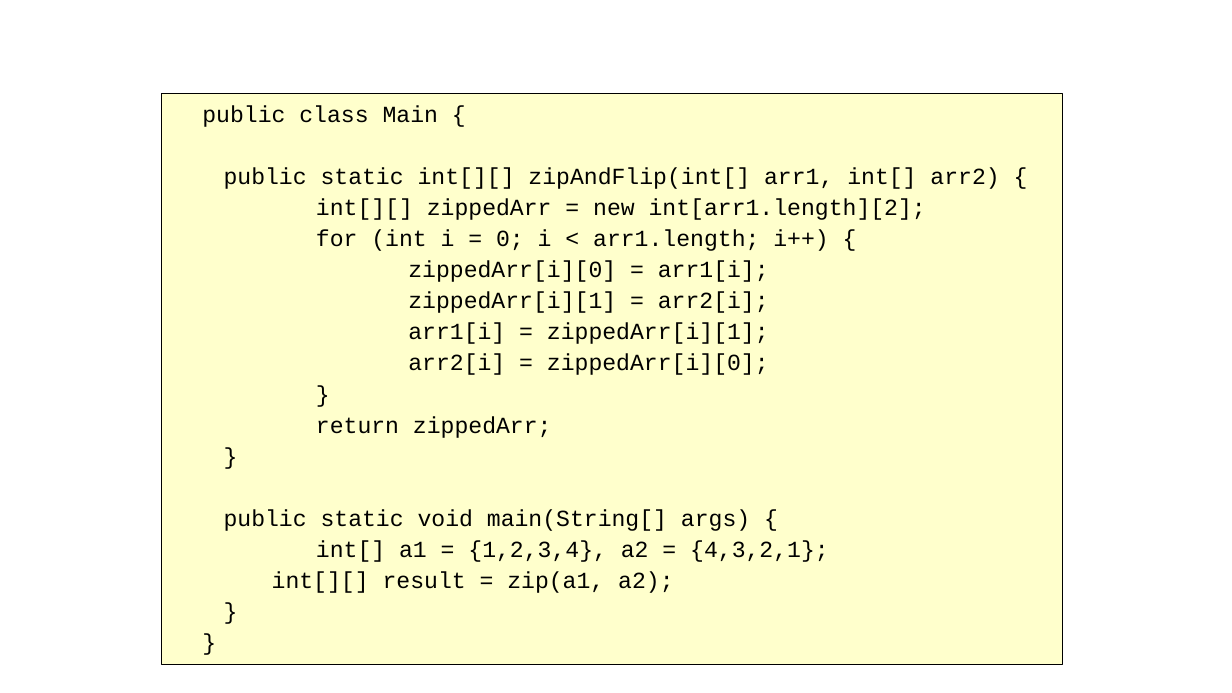
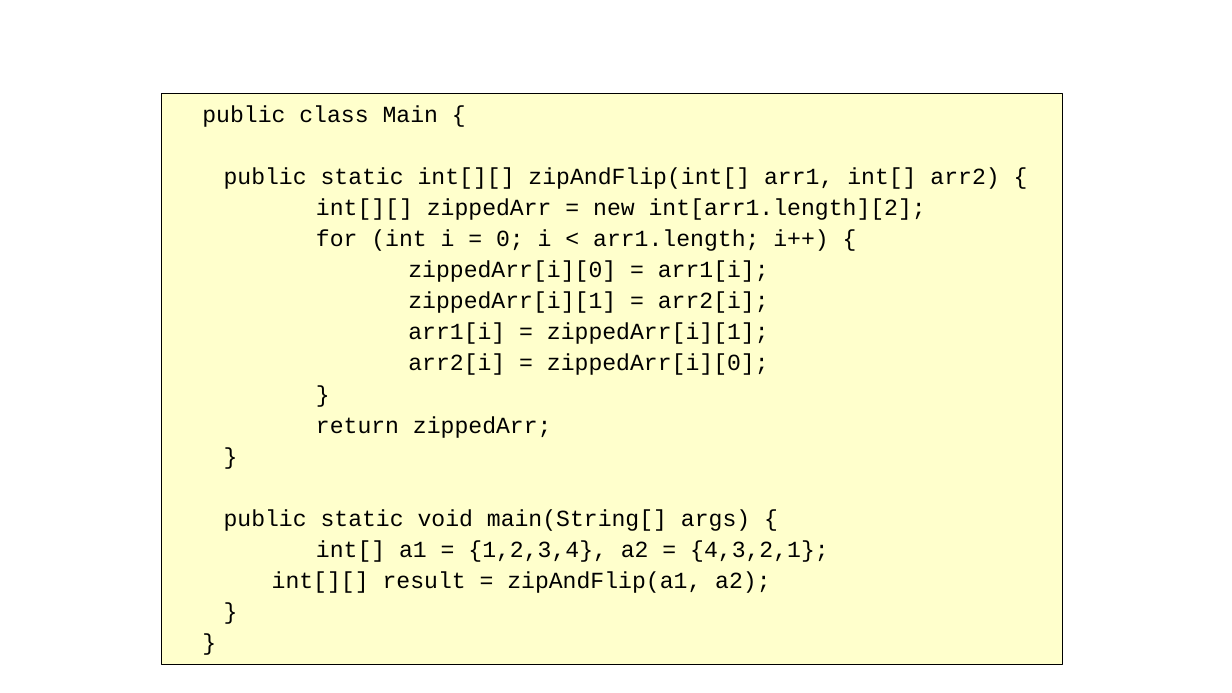
Before and after one commit to gmierzwinski/gmierzwinski.github.io, a slide deck: slide 19 of bishops/cs321/resources/CS321_Lecture_03B.pptx. Drawn at 1232x693 pixels with LibreOffice and Linux fonts; fonts in the diff are those of the drawing; background and template pictures are left out. Boxes give left, top, right and bottom in pixels: in the first picture for what was removed or moved away, otherwise in the second. Text is boxed around its words. In the diff, an @@ line names an element or a change of style, - is before the commit and + after.

Commit message:
Update lecture 03B slides.

```diff
--- a/bishops/cs321/resources/CS321_Lecture_03B.pptx
+++ b/bishops/cs321/resources/CS321_Lecture_03B.pptx
@@ text at [272, 571, 770, 593]: text changed @@
-int[][] result = zip(a1, a2);
+int[][] result = zipAndFlip(a1, a2);
```
